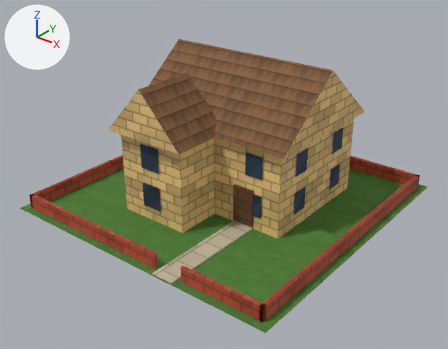
Two versions of the glTF model houses_north_villa.glb, one commit apart.
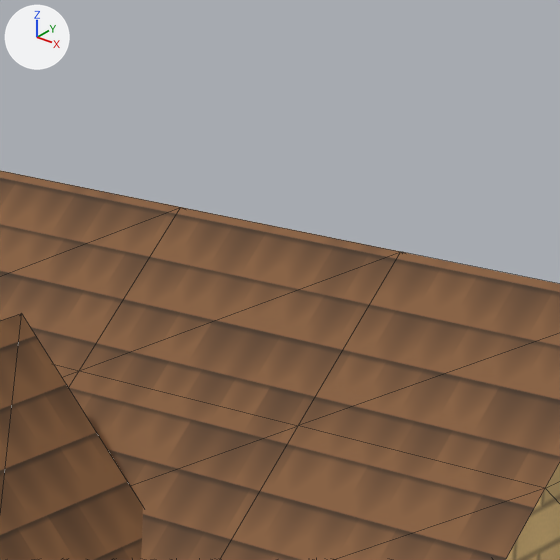
Each version appears first whole from a 50 mm camera at (18.69, -23.96, 16.14) aimed at (0.46, -1.16, 2.0), and next in a close-up on the part from 41% to 70% of the width and 0% to 37% of the height. Every picture has the same lights, and +X, +Y and +Z are marked at upper left. The first two pictures are the older version. The close-ups show mesh edges as thin lines. Vertices at exactly the same position are counted once.

The older version as bpy lines, for what is in view:
```python
me_mesh_0 = bpy.data.meshes.new('Mesh_0')
me_mesh_0.from_pydata(...)  # 272 vertices, 430 faces; spans x -8.0..8.0, y -8.0..8.0, z 0.0..7.8
# faces by material slot: [96, 94, 28, 24, 12, 20, 156]
me_mesh_0.materials.append(mat_grass)
me_mesh_0.materials.append(mat_houses_north_yellow_brick)
me_mesh_0.materials.append(mat_houses_north_brown_roof)
me_mesh_0.materials.append(mat_glass)
me_mesh_0.materials.append(mat_door)
me_mesh_0.materials.append(mat_houses_north_path)
me_mesh_0.materials.append(mat_houses_north_red_brick)
ob_mesh_0 = bpy.data.objects.new('Mesh_0', me_mesh_0)
ob_mesh_0.location = (0.0, 0.0, 0.0)
```
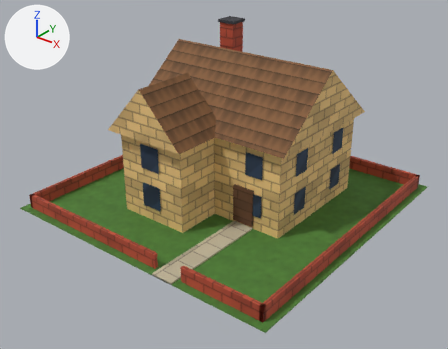
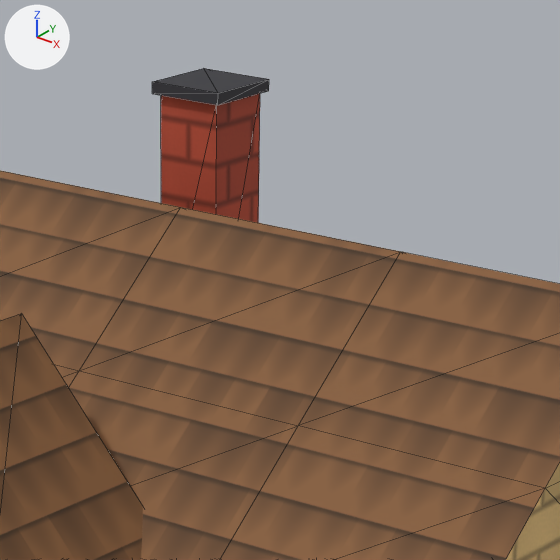
Boxes (x1, y1, x2, y2) around the edits, measured in the close-ups (560 x 560 px):
```json
{"object": "Mesh_0", "change": "reshaped", "before": [0, 171, 560, 560], "after": [0, 68, 560, 560]}
{"part": 1, "of": "me_mesh_0", "change": "added", "after": [161, 94, 260, 223]}
{"part": 2, "of": "me_mesh_0", "change": "added", "after": [152, 68, 269, 105]}
```

Scene script edits in JSON lines:
```json
{"op": "add", "block": "mat_dark", "code": ["mat_dark = principled_material('dark')", "mat_dark.base_color = (0.0358, 0.0358, 0.0433)  # dark grey #35353b", "mat_dark.roughness = 0.8"]}
{"block": "me_mesh_0", "where": "# used by ob_mesh_0; location = (0.0, 0.0, 0.0)"}
{"op": "remove", "block": "me_mesh_0", "code": "me_mesh_0.from_pydata(...)  # 272 vertices, 430 faces; spans x -8.0..8.0, y -8.0..8.0, z 0.0..7.8"}
{"op": "add", "block": "me_mesh_0", "code": "me_mesh_0.from_pydata(...)  # 288 vertices, 454 faces; spans x -8.0..8.0, y -8.0..8.0, z 0.0..8.9"}
{"block": "me_mesh_0", "change": "me_mesh_0 part 1: a new loose piece, a box spanning x -2.95..-2.05, y 2.75..3.65, z 5.5..8.8, in mat_houses_north_red_brick"}
{"block": "me_mesh_0", "change": "me_mesh_0 part 2: a new loose piece, a box spanning x -3.03..-1.97, y 2.67..3.73, z 8.8..8.95, in mat_dark (dark grey #35353b)"}
{"op": "add", "block": "me_mesh_0", "code": "me_mesh_0.materials.append(mat_dark)  # dark grey #35353b"}
```
